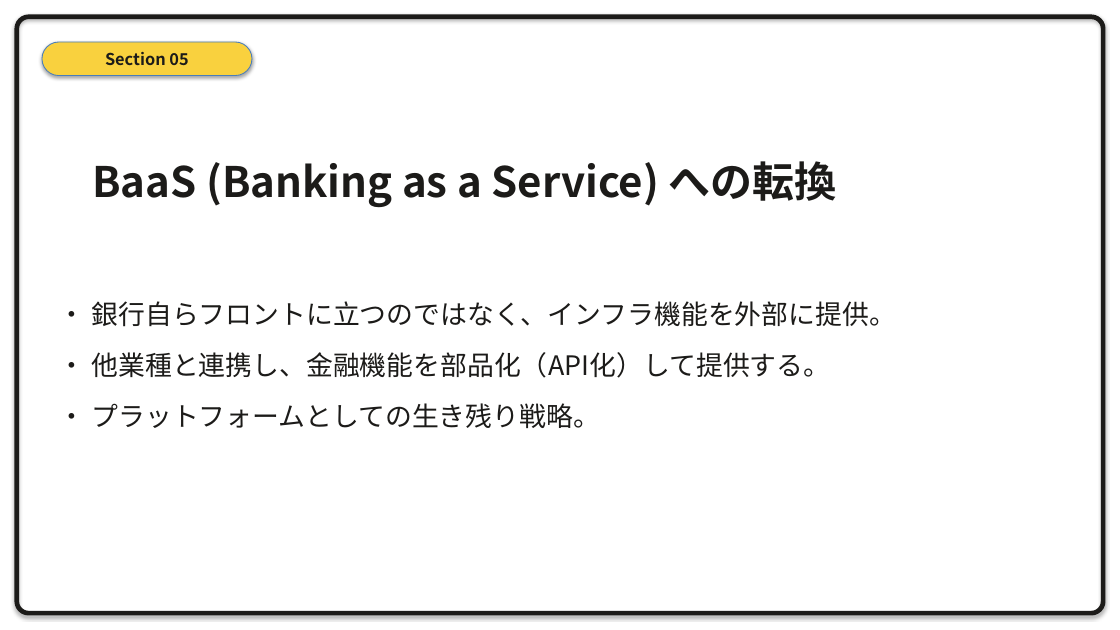
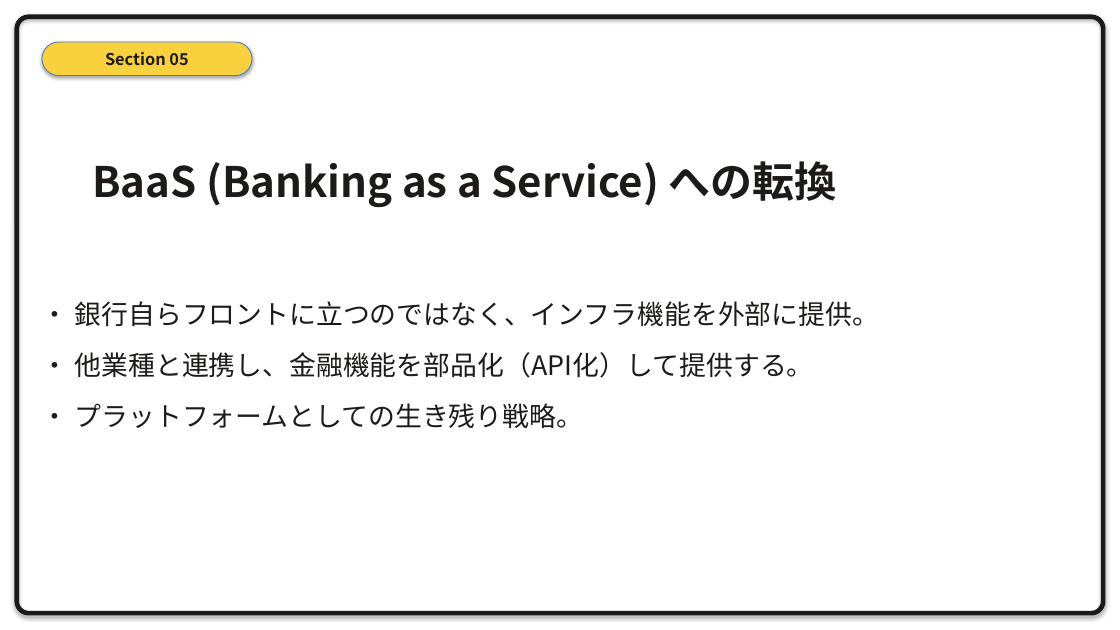
Before and after one commit to xilicrysta/bank-pptx, a slide deck: slide 22 of design-strategy/bank_strategy_presentation.pptx. Drawn at 1120x630 pixels with LibreOffice and Linux fonts; fonts in the diff are those of the drawing. Boxes give left, top, right and bottom in pixels: in the first picture for what was removed or moved away, otherwise in the second. Text is boxed around its words. In the diff, an @@ line names an element or a change of style, - is before the commit and + after.

```diff
--- a/design-strategy/bank_strategy_presentation.pptx
+++ b/design-strategy/bank_strategy_presentation.pptx
@@ text "• 銀行自らフロントに立つのではなく、インフラ機能を外部に提供。": place and size @@
-text "• 銀行自らフロントに立つのではなく、インフラ機能を外部に提供。" at [91,301,895,428]
+text "• 銀行自らフロントに立つのではなく、インフラ機能を外部に提供。" at [75,301,879,428]
```
Also in this commit, not shown: 13 other slides changed, 1 other file.
